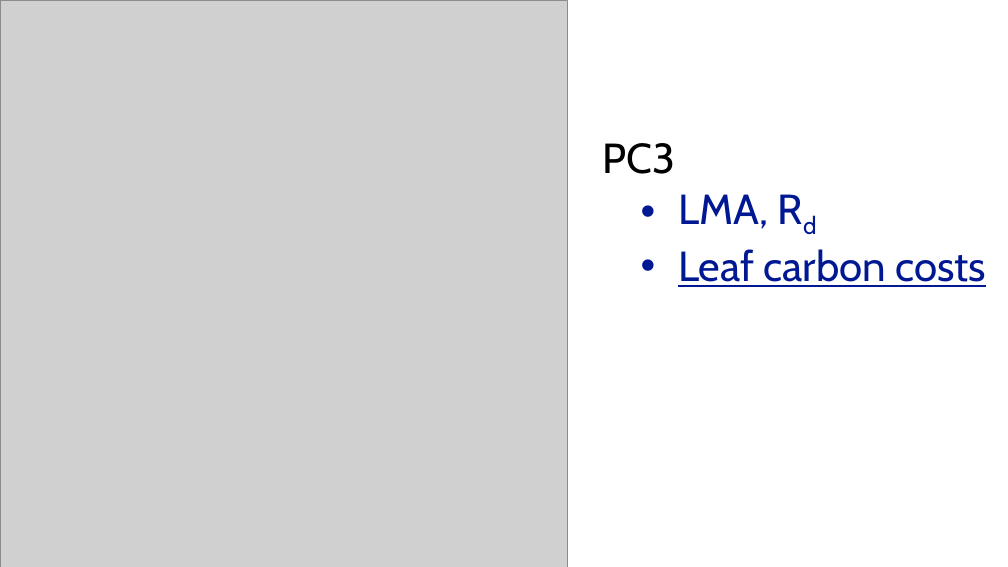
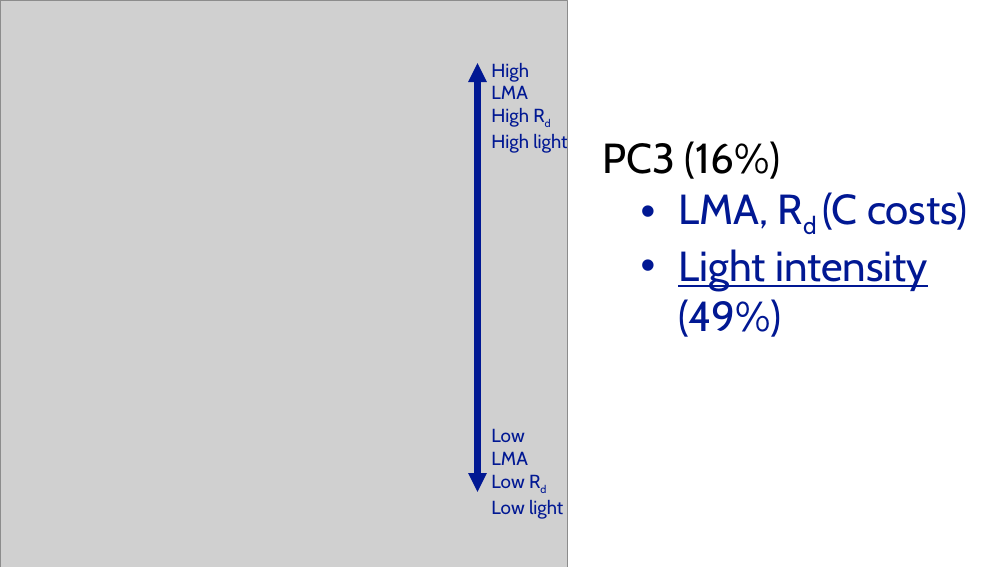
Before and after one commit to SmithEcophysLab/esa_2026, a slide deck: slide 21 of src/esa2026_optphoto_smith.pptx. Drawn at 1008x567 pixels with LibreOffice and Linux fonts; fonts in the diff are those of the drawing; grey boxes stand for pictures. Boxes give left, top, right and bottom in pixels: in the first picture for what was removed or moved away, otherwise in the second. Text is boxed around its words. In the diff, an @@ line names an element or a change of style, - is before the commit and + after.

```diff
--- a/src/esa2026_optphoto_smith.pptx
+++ b/src/esa2026_optphoto_smith.pptx
@@ double arrow added from (478, 64) to (478, 492), #011893 6 pt @@
@@ text added at [491,63,567,153], 18 pt, text #011893 @@
+High LMA
+High Rd
+High light
@@ text at [603,141,968,337]: text changed @@
-PC3
-  • LMA, Rd
-  • Leaf carbon costs
+PC3 (16%)
+  • LMA, Rd (C costs)
+  • Light intensity (49%)
@@ text added at [491,428,563,519], 18 pt, text #011893 @@
+Low LMA
+Low Rd
+Low light
```
Also in this commit, not shown: 5 other slides changed, 3 slides added, 1 other file.
